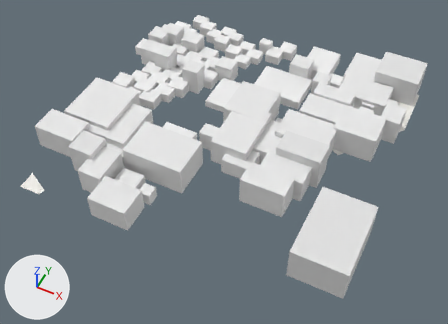
A saved change to the glTF model white-model-six-districts/chunks/109_95_mid.glb.
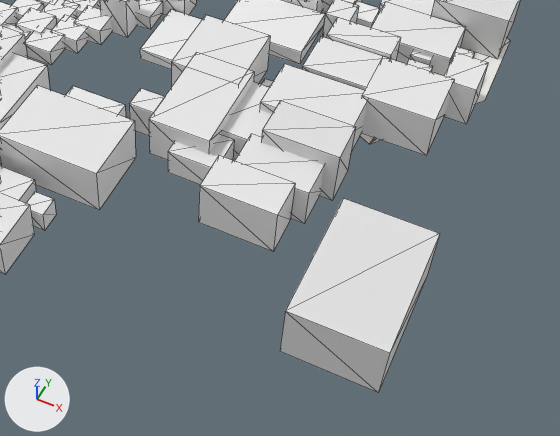
Old and new are each drawn whole from a 50 mm lens placed at (-4941.0, 2591.0, 746.0), pointed at (-5241.0, 3190.0, -4.0) and again close up on the part from 28% to 100% of the width and 22% to 100% of the height. Lighting does not change. The marker at lower left points along +X, +Y and +Z. The last two pictures show the newer version. The close-ups show mesh edges as thin lines. Vertices at exactly the same position are counted once.

The older version as bpy lines, for what is in view:
```python
me_mesh_0 = bpy.data.meshes.new('Mesh_0')
me_mesh_0.from_pydata(...)  # 674 vertices, 836 faces; spans x -5527.0..-4986.0, y 3000.0..3520.0, z -2.0..57.0
me_mesh_0.materials.append(mat_material_0)
ob_mesh_0 = bpy.data.objects.new('Mesh_0', me_mesh_0)
ob_mesh_0.location = (0.0, 0.0, 0.0)
```
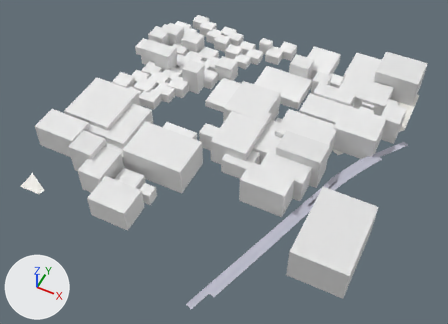
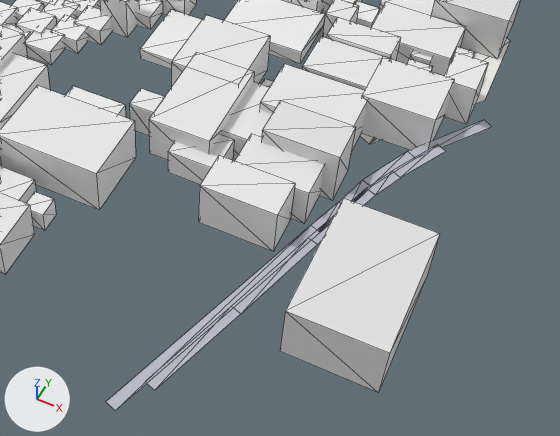
Boxes [x1, y1, x2, y2] around the edits, measured in the close-ups (560 x 436 px):
'Mesh_0', reshaped: before [0, 0, 520, 392]; after [0, 0, 520, 411]
part 1 of me_mesh_0, added: after [106, 120, 492, 411]

The change, as a diff of the scene's bpy script:
```diff
--- a/white-model-six-districts/chunks/109_95_mid.glb.py
+++ b/white-model-six-districts/chunks/109_95_mid.glb.py
@@ me_mesh_0 @@
 # used by ob_mesh_0; location = (0.0, 0.0, 0.0)
-me_mesh_0.from_pydata(...)  # 674 vertices, 836 faces; spans x -5527.0..-4986.0, y 3000.0..3520.0, z -2.0..57.0
+me_mesh_0.from_pydata(...)  # 714 vertices, 856 faces; spans x -5527.0..-4984.0, y 2927.0..3520.0, z -2.0..57.0
+# me_mesh_0 part 1
+# 24 vertices are added at x -5167.0..-4993.0, y 2930.0..3363.0, z -2.0..14.0
+# 9 new vertices lie (10.0, -3.0, 0.0) away from vertices in x -5167.0..-5063.0, y 2930.0..3226.0, z 13.0..14.0
+# 7 new vertices lie (9.0, -5.0, 0.0) away from vertices in x -5069.0..-4993.0, y 3227.0..3363.0, z -2.0..13.0
+# 20 new faces join them
 me_mesh_0.materials.append(mat_material_0)
```
